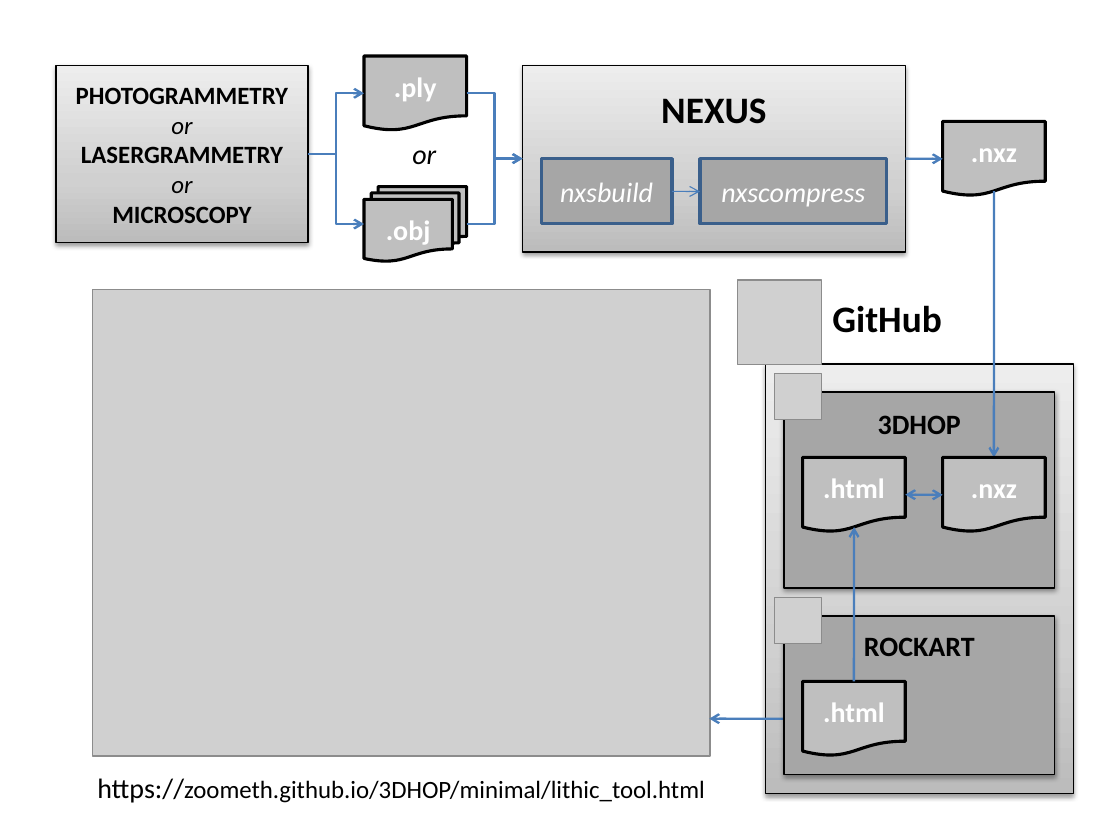
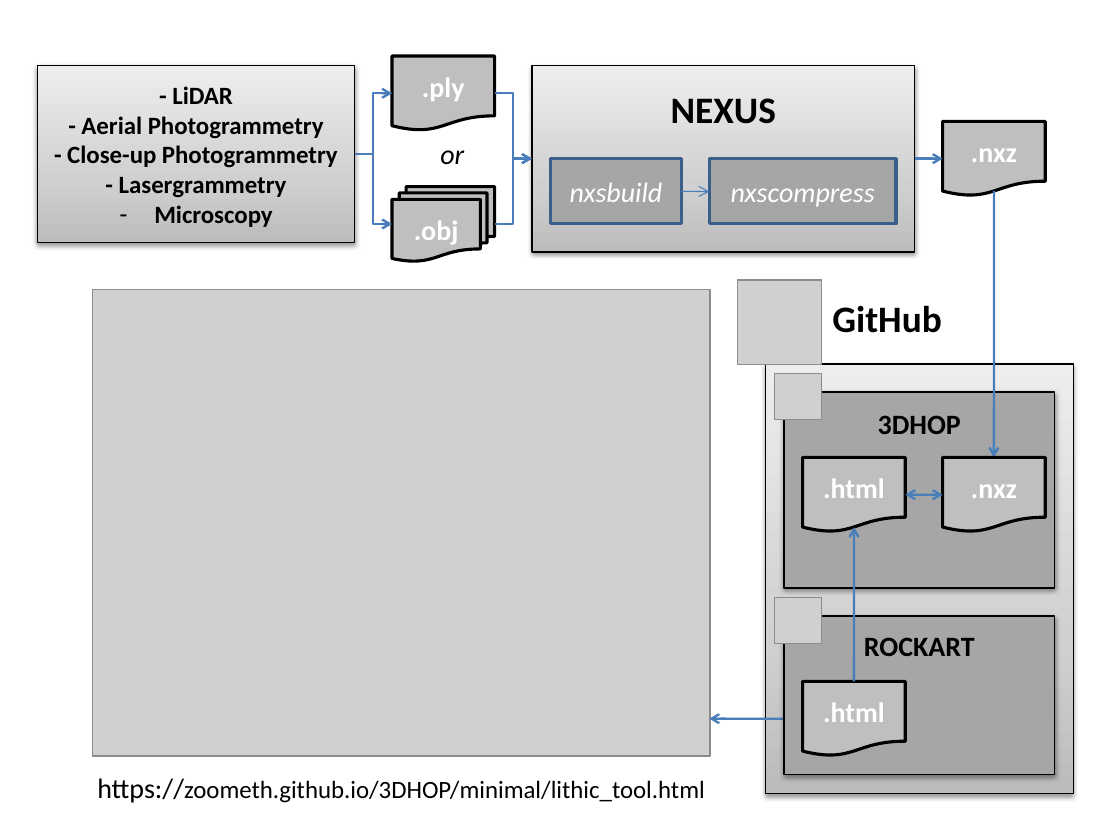
Before and after one commit to zoometh/rockart, a slide deck: slide 1 of www/workflow.pptx. Drawn at 1120x840 pixels with LibreOffice and Linux fonts; fonts in the diff are those of the drawing; grey boxes stand for pictures. Boxes give left, top, right and bottom in pixels: in the first picture for what was removed or moved away, otherwise in the second. Text is boxed around its words. In the diff, an @@ line names an element or a change of style, - is before the commit and + after.

```diff
--- a/www/workflow.pptx
+++ b/www/workflow.pptx
@@ rectangle "- LiDAR": place and size @@
-rectangle "- LiDAR" at (56,65,308,242)
+rectangle "- LiDAR" at (37,65,354,242)
@@ text in rectangle at (67,86,338,227): text changed @@
-PHOTOGRAMMETRY
-or
-LASERGRAMMETRY
-or
-MICROSCOPY
+- LiDAR
+- Aerial Photogrammetry
+- Close-up Photogrammetry
+- Lasergrammetry
+– Microscopy
@@ elbow arrow moved from (308, 155) - (364, 93) to (355, 155) - (392, 93) @@
@@ elbow arrow moved from (467, 93) - (523, 159) to (495, 93) - (532, 159) @@
@@ 1 flow chart multidocument, 1 flow chart document, 1 text: place and size @@
-1 flow chart multidocument, 1 flow chart document, 1 text at (364,56,467,262)
+1 flow chart multidocument, 1 flow chart document, 1 text at (392,56,495,262)
@@ elbow arrow moved from (308, 155) - (364, 224) to (355, 155) - (392, 224) @@
@@ elbow arrow moved from (467, 224) - (523, 159) to (495, 224) - (532, 159) @@
@@ arrow moved from (905, 159) - (943, 159) to (915, 159) - (943, 159) @@
@@ 3 rectangles, 1 arrow: place and size @@
-3 rectangles, 1 arrow at (523,65,906,252)
+3 rectangles, 1 arrow at (532,65,915,252)
```
Also in this commit, not shown: 2 other files.
